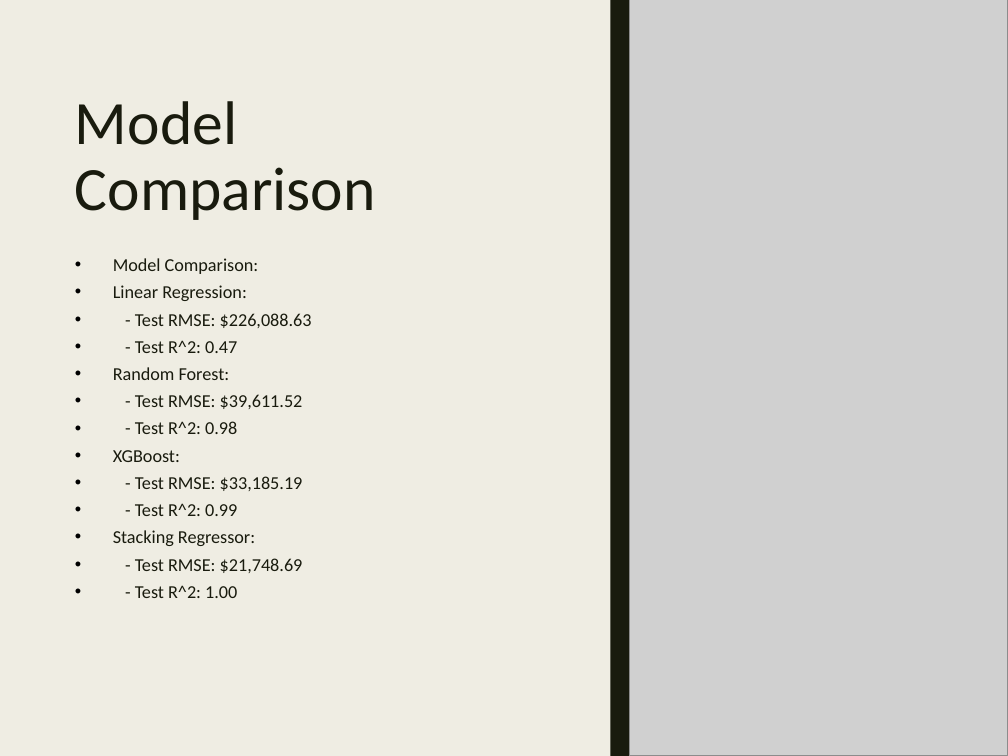
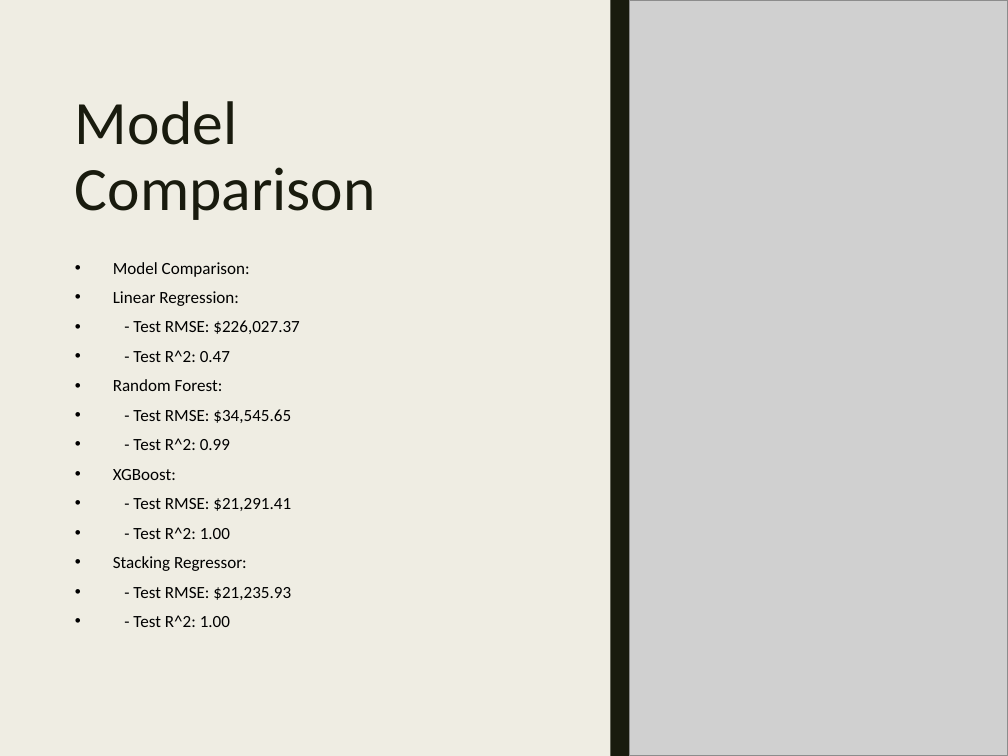
Before and after one commit to ClaensData95/LHL-Midterm-Project, a slide deck: slide 5 of Data-Science-Mdterm-Project.pptx. Drawn at 1008x756 pixels with LibreOffice and Linux fonts; fonts in the diff are those of the drawing; grey boxes stand for pictures. Boxes give left, top, right and bottom in pixels: in the first picture for what was removed or moved away, otherwise in the second. Text is boxed around its words. In the diff, an @@ line names an element or a change of style, - is before the commit and + after.

```diff
--- a/Data-Science-Mdterm-Project.pptx
+++ b/Data-Science-Mdterm-Project.pptx
@@ text at bbox=[113, 262, 250, 627]: size 12.9 to 12.2 pt, text colour #191B0E to #000000 in "Model Comparison:", "Linear Regression:", "- Test R^2: 0.47", "Random Forest:" and 3 more places; line spacing 0.84 to 1; less space between paragraphs @@
@@ text at bbox=[133, 320, 300, 334]: text changed; size 12.9 to 12.2 pt; text colour #191B0E to #000000 @@
-• - Test RMSE: $226,088.63
+• - Test RMSE: $226,027.37
@@ text at bbox=[133, 409, 291, 450]: text changed; size 12.9 to 12.2 pt; text colour #191B0E to #000000 @@
-• - Test RMSE: $39,611.52
-• - Test R^2: 0.98
+• - Test RMSE: $34,545.65
+• - Test R^2: 0.99
@@ text at bbox=[133, 498, 291, 539]: text changed; size 12.9 to 12.2 pt; text colour #191B0E to #000000 @@
-• - Test RMSE: $33,185.19
-• - Test R^2: 0.99
+• - Test RMSE: $21,291.41
+• - Test R^2: 1.00
@@ text at bbox=[133, 587, 291, 600]: text changed; size 12.9 to 12.2 pt; text colour #191B0E to #000000 @@
-• - Test RMSE: $21,748.69
+• - Test RMSE: $21,235.93
```
Also in this commit, not shown: 8 other slides changed, 1 other file.
